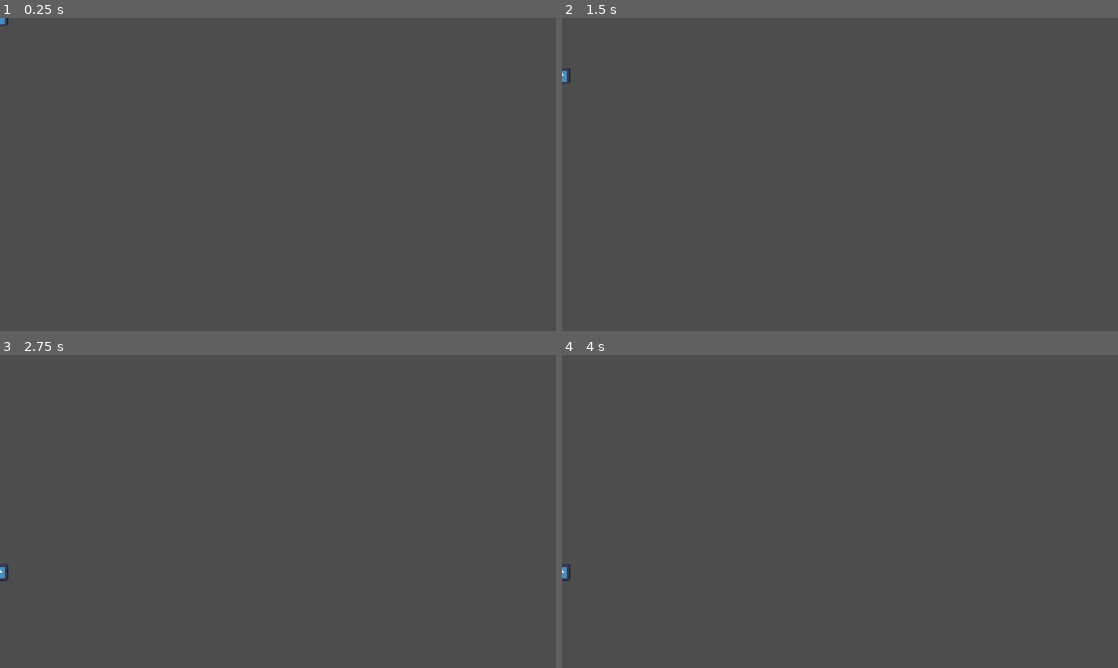
Above: before the commit, frames 1-4 (two rows, left to right).
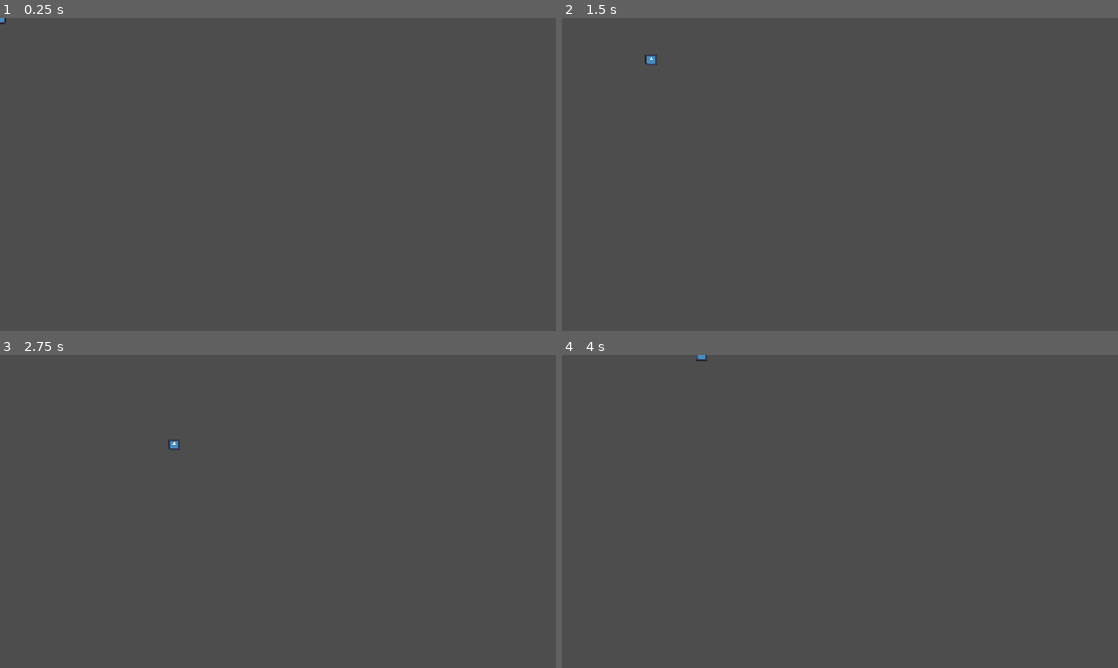
Above: after the commit, the same moments.

Repository: myles23s-gif/CORRUPTED-FILES-DONOT-USE
Game: Godot game, scene res://Prefab/character.tscn
The game is run twice, just before and just after one commit, with the same random seed, the same clock (stepped at 60 frames per second) and the same inputs. The engine's default icon, where the game draws it, is replaced by a stand-in: a white triangle on a blue panel in a dark square.
Inputs:
- Up to frame 1 (0.25 s): no input
- Up to frame 2 (1.5 s): tap Enter at 0.5 s; hold D (player_right) 0.53-1.28 s; tap Space (player_dash, bound only after the commit) at 0.6, 1.35 s; hold S (player_down) from 1.28 s (still down)
- Up to frame 3 (2.75 s): release S (player_down) at 2.03 s; hold D (player_right) from 2.03 s (still down); tap Space (player_dash, bound only after the commit) at 2.1 s
- Up to frame 4 (4 s): tap Space (player_dash, bound only after the commit) at 2.75, 2.85, 3.6 s; release D (player_right) at 2.78 s; hold W (player_up) 2.78-3.53 s; hold A (player_left) from 3.53 s (still down)

The runs differ from the first frame. In frame 1, less than 0.1% of the frame differs, in the area x 0-2%, y 0-3%; in frame 2, less than 0.1%, in the area x 0-18%, y 11-21%; in frame 3, less than 0.1%; in frame 4, less than 0.1%.

Commit message:
Player movement
Did left, right, down, and dash

Diff:
--- a/error-404-exe/Prefab/character.tscn
+++ b/error-404-exe/Prefab/character.tscn
@@ -4,14 +4,14 @@
 [ext_resource type="Script" uid="uid://b45cd5qjgwm77" path="res://Scripts/player.gd" id="1_mkbva"]
 
 [sub_resource type="RectangleShape2D" id="RectangleShape2D_mako7"]
-size = Vector2(32, 35)
+size = Vector2(24, 24)
 
 [node name="Player" type="Area2D" unique_id=343074308]
 script = ExtResource("1_mkbva")
-metadata/_edit_group_ = true
 
 [node name="Sprite2D" type="Sprite2D" parent="." unique_id=1724051773]
-scale = Vector2(0.25000006, 0.27343753)
+position = Vector2(9.536743e-07, -4.7683716e-07)
+scale = Vector2(0.18750001, 0.18750001)
 texture = ExtResource("1_m73dr")
 
 [node name="CollisionShape2D" type="CollisionShape2D" parent="." unique_id=1814544759]
--- a/error-404-exe/Scenes/level_1.tscn
+++ b/error-404-exe/Scenes/level_1.tscn
@@ -5,4 +5,4 @@
 [node name="Level 1" type="Node2D" unique_id=878887162]
 
 [node name="character" parent="." unique_id=343074308 instance=ExtResource("1_vk57k")]
-position = Vector2(465, 171)
+position = Vector2(437, 247)
--- a/error-404-exe/Scripts/player.gd
+++ b/error-404-exe/Scripts/player.gd
@@ -1,5 +1,4 @@
 extends Area2D
-
 
 # Called when the node enters the scene tree for the first time.
 func _ready() -> void:
@@ -9,4 +8,25 @@
 # Called every frame. 'delta' is the elapsed time since the previous frame.
 func _process(delta: float) -> void:
 	if Input.is_action_pressed("player_down"):
-		position.y += 10
+		position.y += 3
+
+	if Input.is_action_pressed("player_up"):
+		position.y -= 3
+
+	if Input.is_action_pressed("player_left"):
+		position.x -= 3
+
+	if Input.is_action_pressed("player_right"):
+		position.x += 3
+
+	if Input.is_action_just_pressed("player_dash") and Input.is_action_pressed("player_down"):
+		position.y += 50
+
+	if Input.is_action_just_pressed("player_dash") and Input.is_action_pressed("player_up"):
+		position.y -= 50
+
+	if Input.is_action_just_pressed("player_dash") and Input.is_action_pressed("player_left"):
+		position.x -= 50
+
+	if Input.is_action_just_pressed("player_dash") and Input.is_action_pressed("player_right"):
+		position.x += 50
--- a/error-404-exe/project.godot
+++ b/error-404-exe/project.godot
@@ -46,6 +46,11 @@
 "events": [Object(InputEventKey,"resource_local_to_scene":false,"resource_name":"","device":-1,"window_id":0,"alt_press …(192 unchanged characters)…
 ]
 }
+player_dash={
+"deadzone": 0.2,
+"events": [Object(InputEventKey,"resource_local_to_scene":false,"resource_name":"","device":-1,"window_id":0,"alt_pressed":false,"shift_pressed":false,"ctrl_pressed":false,"meta_pressed":false,"pressed":false,"keycode":0,"physical_keycode":32,"key_label":0,"unicode":32,"location":0,"echo":false,"script":null)
+]
+}
 
 [physics]
 
